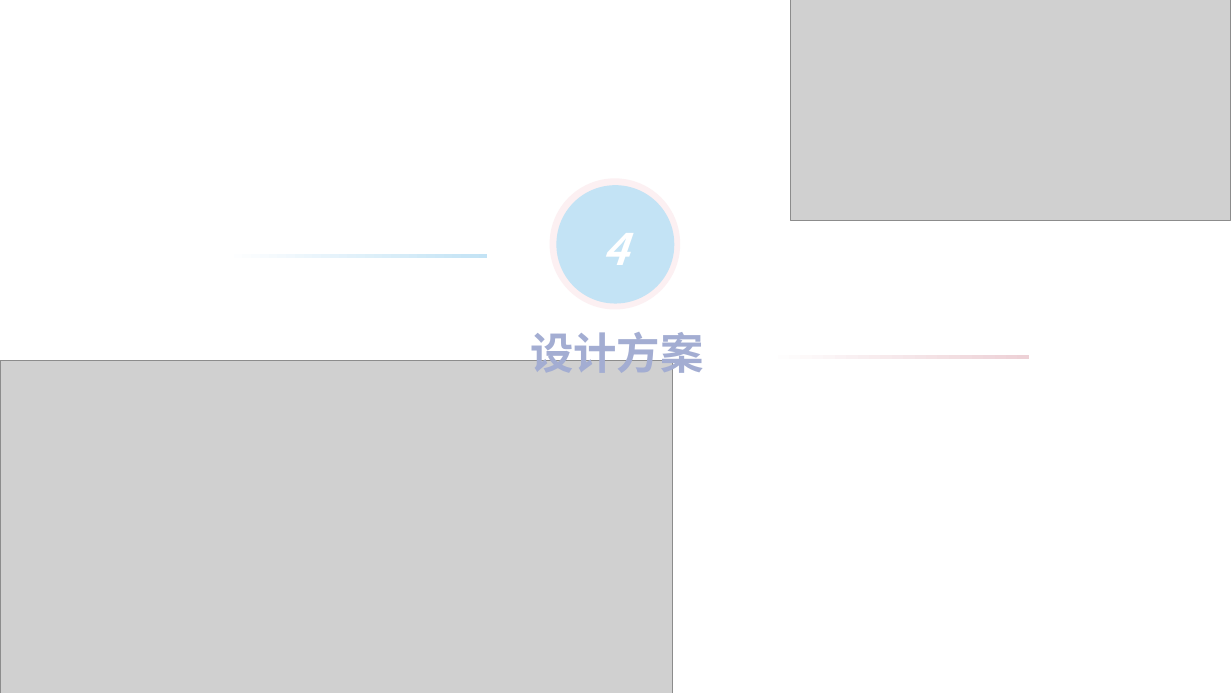
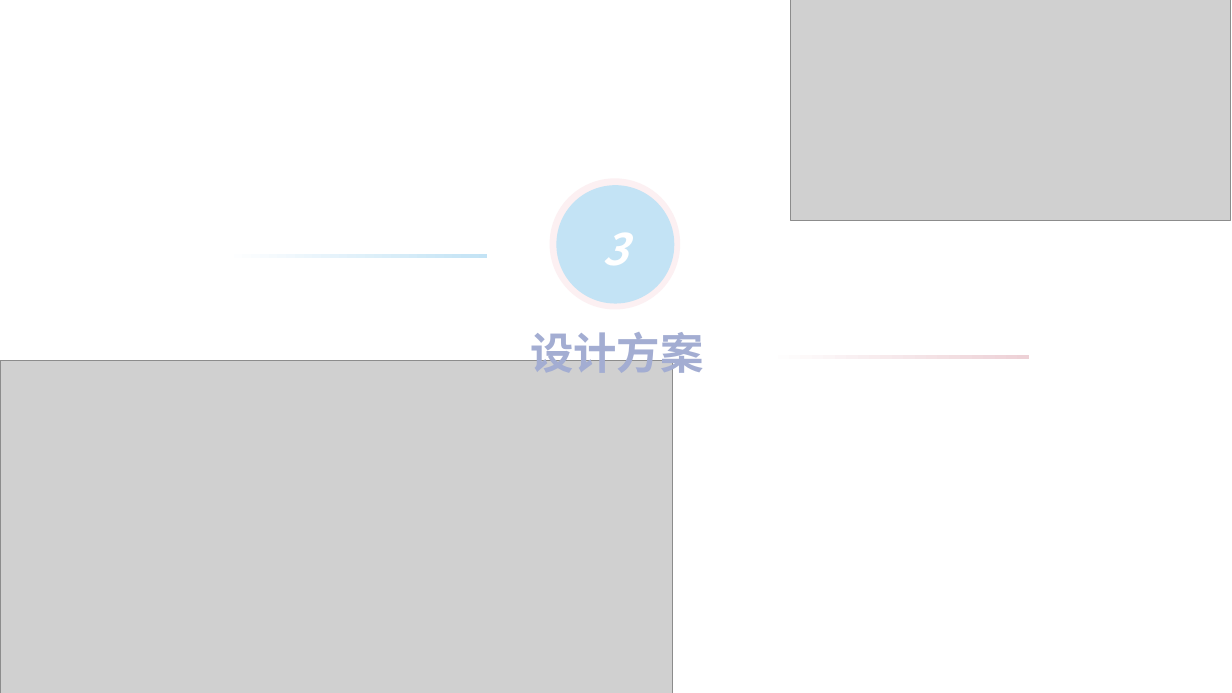
Before and after one commit to un-poco/Python-gobang, a slide deck: slide 7 of Python课设答辩.pptx (slide 8 before the commit). Drawn at 1232x693 pixels with LibreOffice and Linux fonts; fonts in the diff are those of the drawing; grey boxes stand for pictures. Boxes give left, top, right and bottom in pixels: in the first picture for what was removed or moved away, otherwise in the second. Text is boxed around its words. In the diff, an @@ line names an element or a change of style, - is before the commit and + after.

```diff
--- a/Python课设答辩.pptx
+++ b/Python课设答辩.pptx
@@ text at [602,233,628,265]: text changed @@
-4
+3
```
Also in this commit, not shown: 2 other slides changed, 17 slides added, 2 slides removed, 16 other files.
